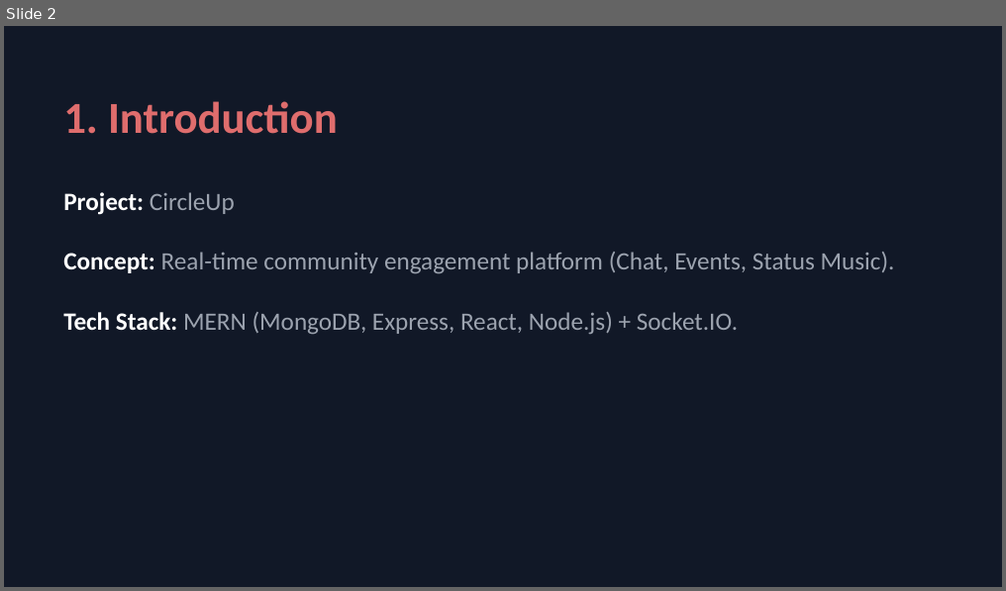
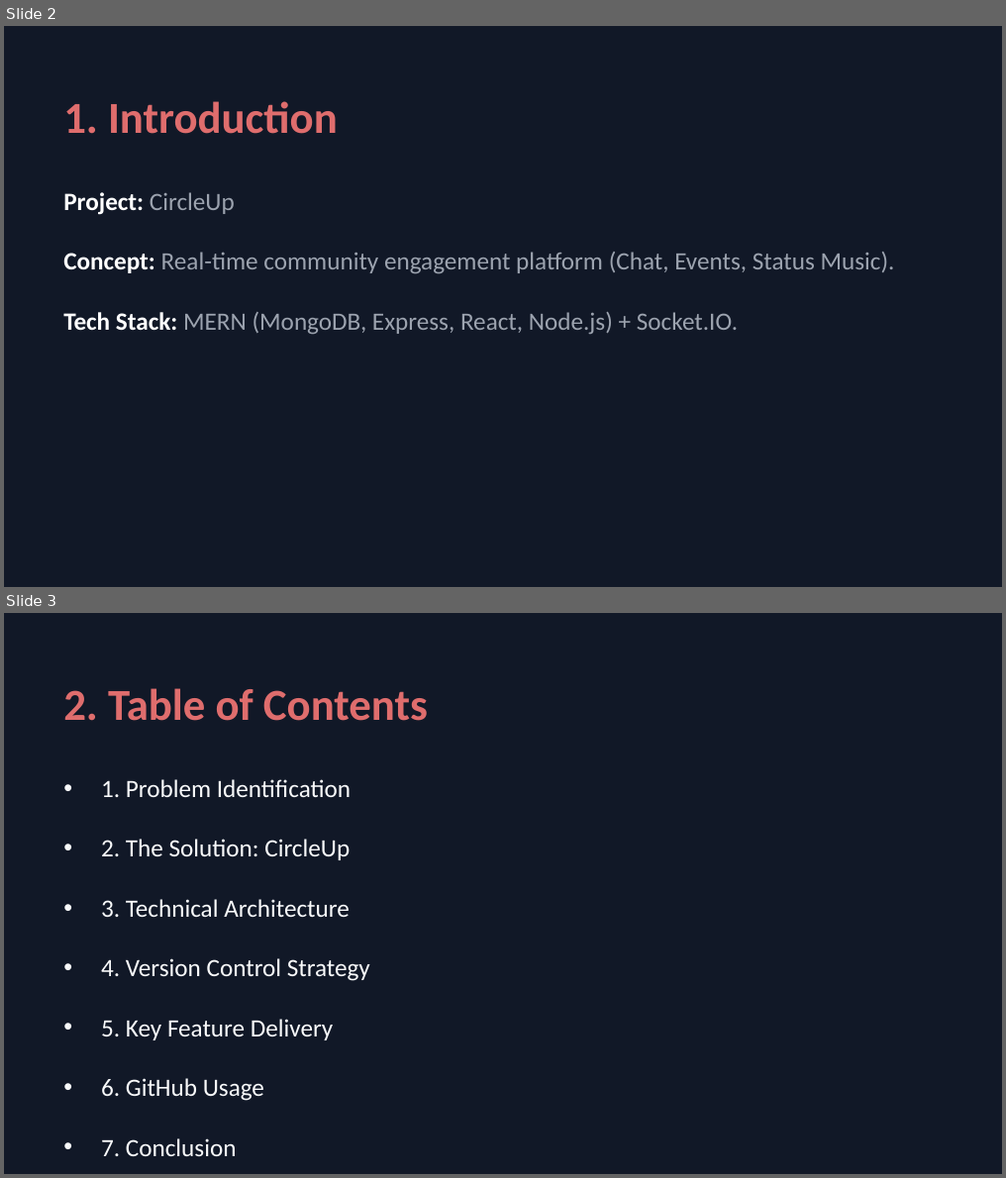
Before and after one commit to AyushAgrawal2004/CircleUp, a slide deck: CircleUp_Presentation.pptx. Shown one above the other, each under a label of ours: slide 2 before the commit, slides 2 and 3 after it. The pictures are 1006x591 and 1006x1178 pixels, drawn with LibreOffice and Linux fonts; fonts in the diff are those of the drawing. Boxes give left, top, right and bottom in pixels: in the first picture for what was removed or moved away, otherwise in the second. Text is boxed around its words. In the diff, an @@ line names an element or a change of style, - is before the commit and + after.

Commit message:
docs: add table of contents to presentation

```diff
--- a/CircleUp_Presentation.pptx
+++ b/CircleUp_Presentation.pptx
@@ slide 3 added at [4, 613, 1002, 1174], background #111827 @@
@@ text added at [63, 688, 428, 721], 32 pt, text #DF6D6D, bold @@
+2. Table of Contents
@@ text added at [101, 779, 350, 797], 18 pt, text #F9FAFB @@
+• 1. Problem Identification
@@ text added at [101, 839, 350, 861], 18 pt, text #F9FAFB @@
+• 2. The Solution: CircleUp
@@ text added at [101, 899, 350, 917], 18 pt, text #F9FAFB @@
+• 3. Technical Architecture
@@ text added at [101, 959, 370, 981], 18 pt, text #F9FAFB @@
+• 4. Version Control Strategy
@@ text added at [101, 1019, 333, 1041], 18 pt, text #F9FAFB @@
+• 5. Key Feature Delivery
@@ text added at [101, 1078, 264, 1101], 18 pt, text #F9FAFB @@
+• 6. GitHub Usage
@@ text added at [101, 1139, 237, 1157], 18 pt, text #F9FAFB @@
+• 7. Conclusion
```
Also in this commit, not shown: 10 slides changed, 3 other files.
